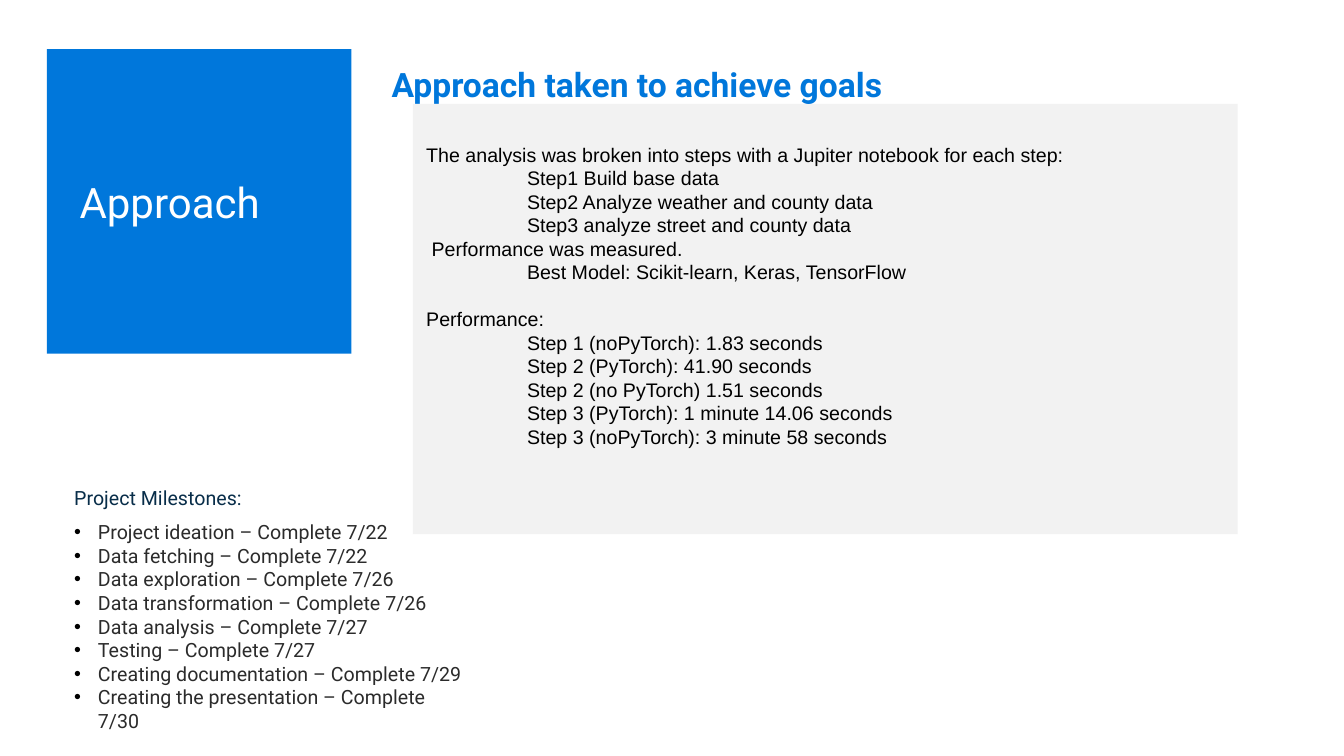
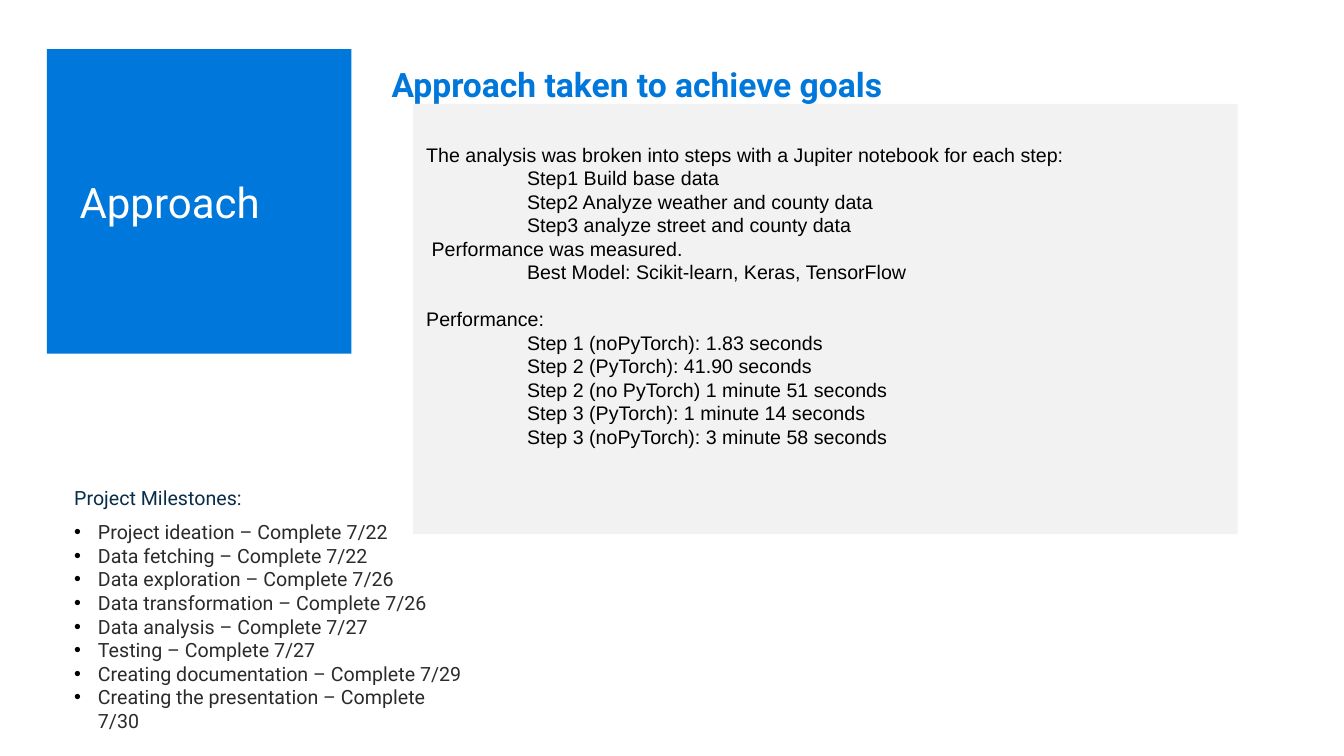
Before and after one commit to tbrown14611/Project_3_Final, a slide deck: slide 7 of Team_6_AI_Bootcamp_Project_3_Final.pptx. Drawn at 1344x756 pixels with LibreOffice and Linux fonts; fonts in the diff are those of the drawing. Boxes give left, top, right and bottom in pixels: in the first picture for what was removed or moved away, otherwise in the second. Text is boxed around its words. In the diff, an @@ line names an element or a change of style, - is before the commit and + after.

Commit message:
Torch Update PPT times

```diff
--- a/Team_6_AI_Bootcamp_Project_3_Final.pptx
+++ b/Team_6_AI_Bootcamp_Project_3_Final.pptx
@@ text in rectangle at [527, 382, 887, 424]: text changed @@
-Step 2 (no PyTorch) 1.51 seconds
-Step 3 (PyTorch): 1 minute 14.06 seconds
+Step 2 (no PyTorch) 1 minute 51 seconds
+Step 3 (PyTorch): 1 minute 14 seconds
```
Also in this commit, not shown: 1 other file.
